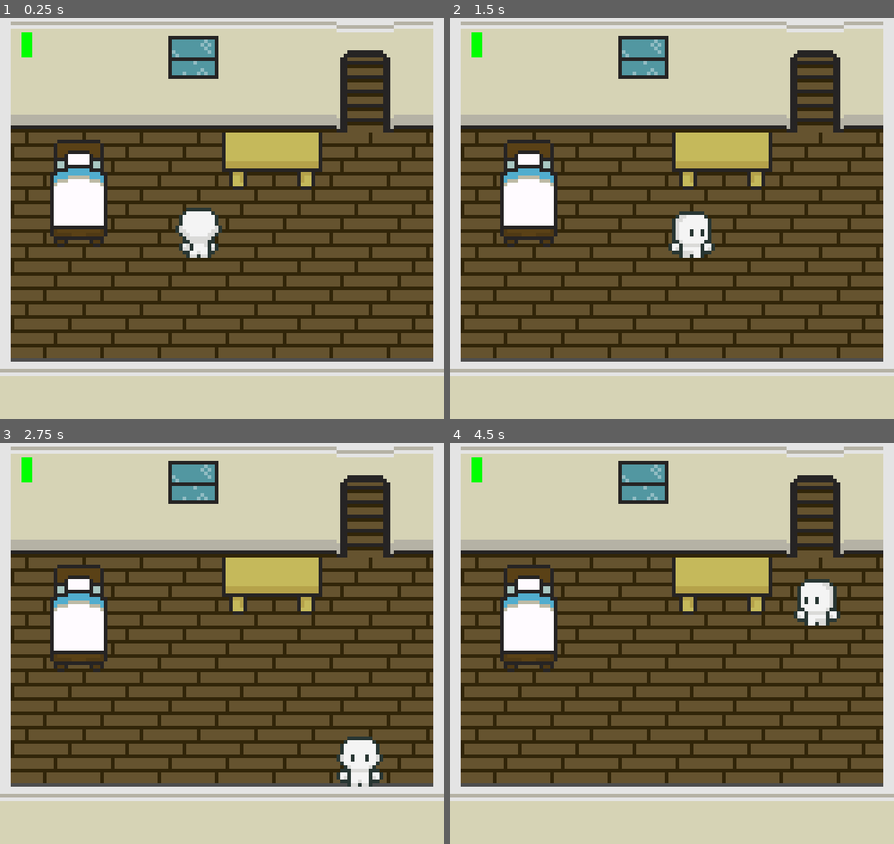
Above: before the commit, frames 1-4 (two rows, left to right).
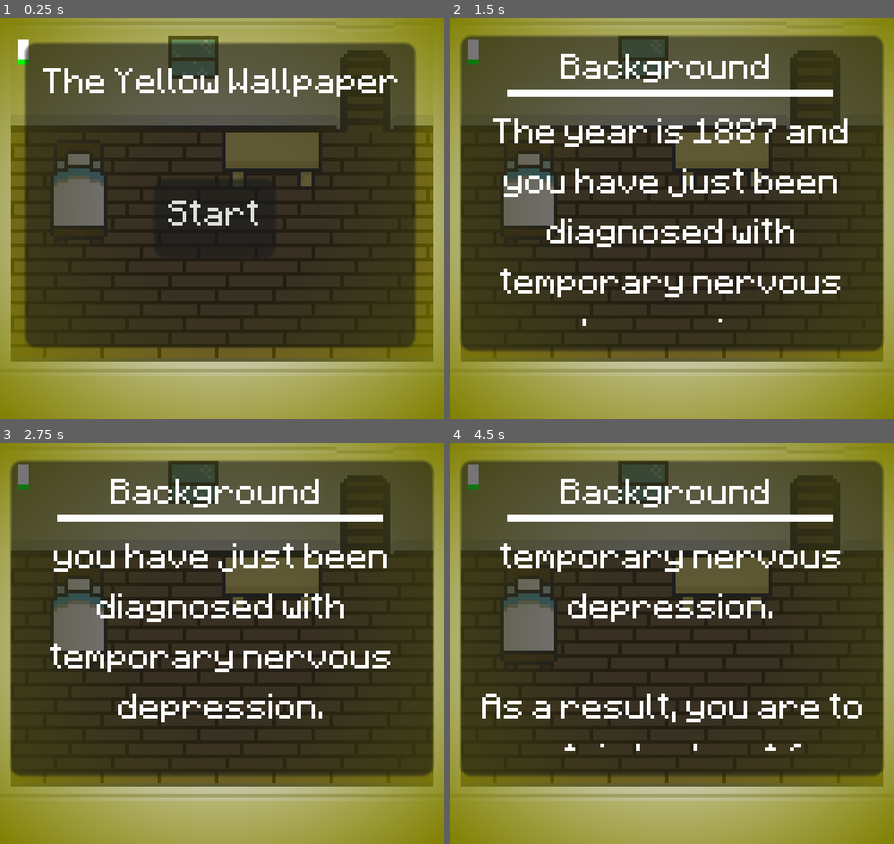
Above: after the commit, the same moments.

Repository: starexplorer21/yellow-wallpaper
Game: Godot game, scene res://main.tscn
Same seed, same stepped clock (60 frames per second), same inputs: the game is played once before the commit and once after it.
Inputs (mouse positions are in pixels of both pictures, inside the frame that each line leads up to):
- Up to frame 1 (0.25 s): no input
- Up to frame 2 (1.5 s): click (663, 218) at 0.5 s, where only the run after the commit has a clickable "Start"; tap Enter at 1.25 s; hold D (right) from 1.28 s (still down); tap Space (interact) at 1.35 s
- Up to frame 3 (2.75 s): release D (right) at 2.03 s; hold Down (down) from 2.03 s (still down); tap Space (interact) at 2.1 s
- Up to frame 4 (4.5 s): release Down (down) at 2.78 s; hold D (right) 2.78-3.53 s; tap Space (interact) at 2.85, 3.6, 4.35 s; hold Up (up) 3.53-4.28 s; hold A (left) from 4.28 s (still down)

The runs differ from the first frame. In frame 1, 80% of the frame differs, in the area x 0-100%, y 0-100%; in frame 2, 82%; in frame 3, 82%; in frame 4, 82%.

Commit message:
title screen push

Diff:
--- a/GameManager.gd
+++ b/GameManager.gd
@@ -20,6 +20,11 @@
 
 # Called when the node enters the scene tree for the first time.
 func _ready():
+	pass
+
+func init_game():
+	$Main/Player.visible = true
+	$Main/Player.can_move = true
 	aggression = 1
 	turn_count = 0
 	last_caught = 0
@@ -30,10 +35,12 @@
 	door_timer = 0
 	aggression_timer = 0
 	$Interact.visible = false
-	curobj = "none"
-	$ColorRect.material.set_shader_parameter("inner_radius", 0.6)
+	#reset game
+	curobj = "none"
+	# set vignette
+	$ColorRect.material.set_shader_parameter("inner_radius", 0.1)
 	$ColorRect.material.set_shader_parameter("outer_radius", 1.4)
-	$ColorRect.material.set_shader_parameter("alpha", insanity/100)
+	$ColorRect.material.set_shader_parameter("alpha", 0.3)
 	$EnergyBar.value = energy
 
 
@@ -53,13 +60,16 @@
 func write():
 	var roll = rng.randi_range(0, 100)
 	var threshold = 35 + (0.65 * aggression)
-	print(roll)
-	print(threshold)
 	energy -= 75
 	$EnergyBar.value = energy
+	if energy < 75:
+		$Interact.visible = false
+		curobj = "none"
+	print(energy)
 	# if you pass the roll, then get benefits
 	if roll > threshold:
-		insanity = max(0, insanity - 5)
+		insanity = max(0, insanity - 20)
+		print(insanity)
 	else:
 		aggression += 2
 		await discovered()
@@ -69,9 +79,15 @@
 	var roll = rng.randi_range(0, 100)
 	var threshold = 50
 	energy -= 100
-	$EnergyBar.value = energy
+	if energy < 100:
+		$Interact.visible = false
+		curobj = "none"
+	$EnergyBar.value = energy
+	print(energy)
+
 	if roll > threshold:
 		insanity = 0
+		print(insanity)
 	else:
 		aggression += 10
 		await discovered()
@@ -81,29 +97,48 @@
 	var roll = rng.randi_range(0, 100)
 	var threshold = 20 + (8 * aggression)
 	energy -= 25
-	$EnergyBar.value = energy
+	if energy < 25:
+		$Interact.visible = false
+		curobj = "none"
+	$EnergyBar.value = energy
+	print(energy)
 	if roll > threshold:
-		window_open = true
+		window_open = !window_open
+		if window_open:
+			$Interact/Label.text = "Close Window"
+		else:
+			$Interact/Label.text = "Open Window"
+		print(insanity)
 	else:
 		aggression += 1
 		await discovered()
 		await end_turn()
 
 func end_turn():
+	print("end turn")
+	# win and lose checking
+	if turn_count >= 30:
+		win()
+		return
+
 	# base insanity gain
 	var insanity_gain = 5
 	# open window bonus
 	if window_open:
 		insanity_gain = 3
 
+	# turn baesd insanity gain
+
+	insanity_gain += turn_count/7
+
 	# insanity gain by aggression
 	# base bonus
 	# this is basically instant kill at 10
 	# i think this introduces a strat where you 50/50 door
 	# turn 1
-	insanity_gain += insanity * (0.14) * aggression
+	insanity_gain += (insanity/10) * (0.35) * aggression
 	# multiplier
-	insanity_gain *= 1 + (aggression * 1.3)
+	insanity_gain *= 1 + (aggression * 0.15)
 
 	# door applies last
 	if took_door:
@@ -113,11 +148,10 @@
 	insanity += insanity_gain
 
 	# reset energy
-	energy = 110
-	print(insanity)
+	energy = 100
 
 	# lower by aggression
-	energy -= aggression * 10
+	energy -= (aggression-1) * 5
 	$EnergyBar.value = energy
 
 	# turn based aggression reduction
@@ -133,8 +167,13 @@
 	if door_timer == 5:
 		took_door = false
 
-	# change vignette:
-	$ColorRect.material.set_shader_parameter("alpha", insanity/100)
+	print(energy)
+	print(insanity)
+
+	if insanity >= 100:
+		lose()
+		return
+
 	# show the end day thing
 	turn_count += 1
 	$DayEnd.visible = true
@@ -143,6 +182,19 @@
 	await get_tree().create_timer(1.0).timeout
 	$Player.can_move = true
 	$DayEnd.visible = false
+
+	# change vignette:
+	$ColorRect.material.set_shader_parameter("alpha", insanity/100)
+
+func lose():
+	$LoseScreen.visible = true
+	$Player.position = Vector2(0, 0)
+	$Player.can_move = false
+
+func win():
+	$WinScreen.visible = true
+	$Player.position = Vector2(0, 0)
+	$Player.can_move = false
 
 
 func discovered():
@@ -162,7 +214,6 @@
 
 
 func _on_desk_interact_body_exited(body):
-	print("bye")
 	$Interact.visible = false
 	curobj = "none"
 
@@ -175,7 +226,6 @@
 
 
 func _on_bed_interact_body_exited(body):
-	print("bye")
 	$Interact.visible = false
 	curobj = "none"
 
@@ -189,7 +239,6 @@
 
 
 func _on_door_interact_body_exited(body):
-	print("bye")
 	$Interact.visible = false
 	curobj = "none"
 
@@ -198,11 +247,13 @@
 	if body.name == "Player":
 		if energy >= 25:
 			$Interact.visible = true
-			$Interact/Label.text = "Open Window"
+			if window_open:
+				$Interact/Label.text = "Close Window"
+			else:
+				$Interact/Label.text = "Open Window"
 			curobj = "window"
 
 
 func _on_window_interact_body_exited(body):
-	print("bye")
-	$Interact.visible = false
-	curobj = "none"
+	$Interact.visible = false
+	curobj = "none"
--- /dev/null
+++ b/StartScreen.gd
@@ -0,0 +1,33 @@
+extends Node2D
+
+var timer = 0
+var counter = 0
+var background_open = false
+
+
+# Called when the node enters the scene tree for the first time.
+func _ready():
+	get_node("../Player").visible = false
+	get_node("../Player").can_move = false
+
+
+# Called every frame. 'delta' is the elapsed time since the previous frame.
+func _process(delta):
+	if background_open:
+		if timer == 75:
+			timer = 0
+			counter += 1
+			$Background/RichTextLabel.scroll_to_line(counter)
+		timer+=1
+
+
+
+func _on_button_pressed():
+	start_game()
+
+func start_game():
+	# hide title first:
+	$Title.visible = false
+	# turn off button
+	$Background.visible = true
+	background_open = true
--- a/main.tscn
+++ b/main.tscn
@@ -11,6 +11,9 @@
 [ext_resource type="Texture2D" uid="uid://83vetscnkn6" path="res://assets/Base Character - Free/walk.png" id="7_pc42o"]
 [ext_resource type="FontFile" uid="uid://f6f6d3t6o6d8" path="res://assets/Minecraftia-Regular.ttf" id="10_vkkvd"]
 [ext_resource type="Shader" path="res://vignette.gdshader" id="11_bvi4w"]
+[ext_resource type="Texture2D" uid="uid://bshhr56m864ft" path="res://assets/end_screen.png" id="12_npmxl"]
+[ext_resource type="Script" path="res://StartScreen.gd" id="13_2fqs0"]
+[ext_resource type="LabelSettings" uid="uid://cv4ttepj2ngpy" path="res://minecraft.tres" id="13_v3ova"]
 
 [sub_resource type="TileSetAtlasSource" id="TileSetAtlasSource_agdyp"]
 texture = ExtResource("1_nlnev")
@@ -740,7 +743,7 @@
 [sub_resource type="ShaderMaterial" id="ShaderMaterial_7c3t2"]
 shader = ExtResource("11_bvi4w")
 shader_parameter/alpha = 1.0
-shader_parameter/inner_radius = 0.4
+shader_parameter/inner_radius = 0.3
 shader_parameter/outer_radius = 1.4
 
 [sub_resource type="Gradient" id="Gradient_7110u"]
@@ -758,7 +761,21 @@
 gradient = SubResource("Gradient_wxhgt")
 width = 128
 
-[node name="Node2D" type="Node2D"]
+[sub_resource type="LabelSettings" id="LabelSettings_li0eu"]
+font = ExtResource("10_vkkvd")
+
+[sub_resource type="LabelSettings" id="LabelSettings_3yb7k"]
+font = ExtResource("10_vkkvd")
+
+[sub_resource type="Theme" id="Theme_dfb0j"]
+default_font = ExtResource("10_vkkvd")
+default_font_size = 8
+
+[sub_resource type="Theme" id="Theme_vau8f"]
+default_font = ExtResource("10_vkkvd")
+default_font_size = 8
+
+[node name="Main" type="Node2D"]
 script = ExtResource("1_jhcll")
 
 [node name="TileMap" type="TileMap" parent="."]
@@ -817,6 +834,7 @@
 shape = SubResource("RectangleShape2D_rwn3t")
 
 [node name="Interact" type="Control" parent="."]
+visible = false
 layout_mode = 3
 anchors_preset = 0
 offset_top = 16.0
@@ -882,11 +900,13 @@
 [node name="Label" type="Label" parent="Discovered"]
 layout_mode = 0
 offset_left = 18.0
-offset_top = 67.0
+offset_top = 54.0
 offset_right = 114.0
-offset_bottom = 90.0
-text = "What are you doing?"
+offset_bottom = 101.0
+text = "What are you doing?
+You need to rest!"
 label_settings = SubResource("LabelSettings_omvrt")
+horizontal_alignment = 1
 
 [node name="ColorRect" type="ColorRect" parent="."]
 material = SubResource("ShaderMaterial_7c3t2")
@@ -895,15 +915,156 @@
 offset_bottom = 129.0
 
 [node name="EnergyBar" type="TextureProgressBar" parent="."]
-offset_left = 8.0
-offset_top = 21.0
-offset_right = 11.0
-offset_bottom = 28.0
+offset_left = 7.0
+offset_top = 23.0
+offset_right = 10.0
+offset_bottom = 30.0
 value = 20.0
 fill_mode = 3
 nine_patch_stretch = true
 texture_under = SubResource("GradientTexture1D_pmfdy")
 texture_progress = SubResource("GradientTexture1D_sme7t")
+
+[node name="LoseScreen" type="Control" parent="."]
+visible = false
+layout_mode = 3
+anchors_preset = 0
+offset_right = 40.0
+offset_bottom = 40.0
+
+[node name="ColorRect" type="ColorRect" parent="LoseScreen"]
+layout_mode = 0
+offset_right = 129.0
+offset_bottom = 130.0
+color = Color(0, 0, 0, 1)
+
+[node name="TextureRect" type="TextureRect" parent="LoseScreen"]
+offset_left = 10.0
+offset_top = 33.0
+offset_right = 119.0
+offset_bottom = 98.0
+texture = ExtResource("12_npmxl")
+expand_mode = 1
+
+[node name="Label" type="Label" parent="LoseScreen"]
+texture_filter = 1
+layout_mode = 0
+offset_left = 23.0
+offset_top = 100.0
+offset_right = 105.0
+offset_bottom = 131.0
+text = "You lose"
+label_settings = SubResource("LabelSettings_li0eu")
+
+[node name="WinScreen" type="Control" parent="."]
+visible = false
+layout_mode = 3
+anchors_preset = 0
+offset_right = 40.0
+offset_bottom = 40.0
+
+[node name="ColorRect" type="ColorRect" parent="WinScreen"]
+layout_mode = 0
+offset_right = 128.0
+offset_bottom = 131.0
+color = Color(0, 0, 0, 1)
+
+[node name="Label" type="Label" parent="WinScreen"]
+texture_filter = 1
+layout_mode = 0
+offset_left = 29.0
+offset_top = 58.0
+offset_right = 97.0
+offset_bottom = 89.0
+text = "You Win"
+label_settings = SubResource("LabelSettings_3yb7k")
+
+[node name="StartScreen" type="Node2D" parent="."]
+texture_filter = 1
+script = ExtResource("13_2fqs0")
+
+[node name="Title" type="Control" parent="StartScreen"]
+texture_filter = 1
+layout_mode = 3
+anchors_preset = 0
+offset_right = 40.0
+offset_bottom = 40.0
+
+[node name="Panel" type="Panel" parent="StartScreen/Title"]
+layout_mode = 0
+offset_left = 9.0
+offset_top = 24.0
+offset_right = 118.0
+offset_bottom = 109.0
+
+[node name="Label" type="Label" parent="StartScreen/Title"]
+texture_filter = 1
+layout_mode = 0
+offset_left = 14.0
+offset_top = 29.0
+offset_right = 114.0
+offset_bottom = 52.0
+text = "The Yellow Wallpaper"
+label_settings = ExtResource("13_v3ova")
+
+[node name="Start" type="Button" parent="StartScreen/Title"]
+layout_mode = 0
+offset_left = 45.0
+offset_top = 62.0
+offset_right = 79.0
+offset_bottom = 84.0
+theme = SubResource("Theme_dfb0j")
+text = "Start"
+
+[node name="Background" type="Control" parent="StartScreen"]
+visible = false
+layout_mode = 3
+anchors_preset = 0
+offset_right = 40.0
+offset_bottom = 40.0
+
+[node name="Panel" type="Panel" parent="StartScreen/Background"]
+layout_mode = 0
+offset_left = 5.0
+offset_top = 22.0
+offset_right = 123.0
+offset_bottom = 110.0
+
+[node name="RichTextLabel" type="RichTextLabel" parent="StartScreen/Background"]
+layout_mode = 0
+offset_left = 7.0
+offset_top = 43.0
+offset_right = 122.0
+offset_bottom = 103.0
+theme = SubResource("Theme_vau8f")
+bbcode_enabled = true
+text = "[center]The year is 1887 and you have just been diagnosed with temporary nervous depression.
+
+As a result, you are to sustain bedrest for the next 3 months with daily feedings of raw eggs every day. You are to refrain from any action and/or academic pursuits for a speedy recovery and to prevent relapse.
+
+Your husband will occasionally check in to ensure that you are following the treatment.
+
+He will progressively get more worried if he catches you being active at all. He worries greatly for you, and will check in progressively more the more you deviate from the cure.
+
+Press space to start the game[/center]"
+scroll_active = false
+visible_characters_behavior = 1
+
+[node name="Label" type="Label" parent="StartScreen/Background"]
+layout_mode = 0
+offset_left = 33.0
+offset_top = 25.0
+offset_right = 151.0
+offset_bottom = 56.0
+text = "Background"
+label_settings = ExtResource("13_v3ova")
+
+[node name="ColorRect" type="ColorRect" parent="StartScreen/Background"]
+layout_mode = 0
+offset_left = 18.0
+offset_top = 37.0
+offset_right = 109.0
+offset_bottom = 39.0
 
 [connection signal="body_entered" from="DeskInteract" to="." method="_on_desk_interact_body_entered"]
 [connection signal="body_exited" from="DeskInteract" to="." method="_on_desk_interact_body_exited"]
@@ -913,3 +1074,4 @@
 [connection signal="body_exited" from="DoorInteract" to="." method="_on_door_interact_body_exited"]
 [connection signal="body_entered" from="WindowInteract" to="." method="_on_window_interact_body_entered"]
 [connection signal="body_exited" from="WindowInteract" to="." method="_on_window_interact_body_exited"]
+[connection signal="pressed" from="StartScreen/Title/Start" to="StartScreen" method="_on_button_pressed"]
--- /dev/null
+++ b/minecraft.tres
@@ -0,0 +1,7 @@
+[gd_resource type="LabelSettings" load_steps=2 format=3 uid="uid://cv4ttepj2ngpy"]
+
+[ext_resource type="FontFile" uid="uid://f6f6d3t6o6d8" path="res://assets/Minecraftia-Regular.ttf" id="1_ye5yo"]
+
+[resource]
+font = ExtResource("1_ye5yo")
+font_size = 8
--- a/vignette.gdshader
+++ b/vignette.gdshader
@@ -1,7 +1,7 @@
 shader_type canvas_item;
 
 uniform float alpha = 1;
-uniform float inner_radius = 0.6;
+uniform float inner_radius = 0;
 uniform float outer_radius = 1.4;
 
 void fragment() {
Binary file added: assets/ASIFONT.FON
Binary file added: assets/ASIFONT.onf.FON
Binary file added: assets/PKMNRSEU.FON
Binary file added: assets/end_screen.png
Not shown, added: assets/end_screen.png.import
Not shown: 1 places in main.tscn that only renumber resources
